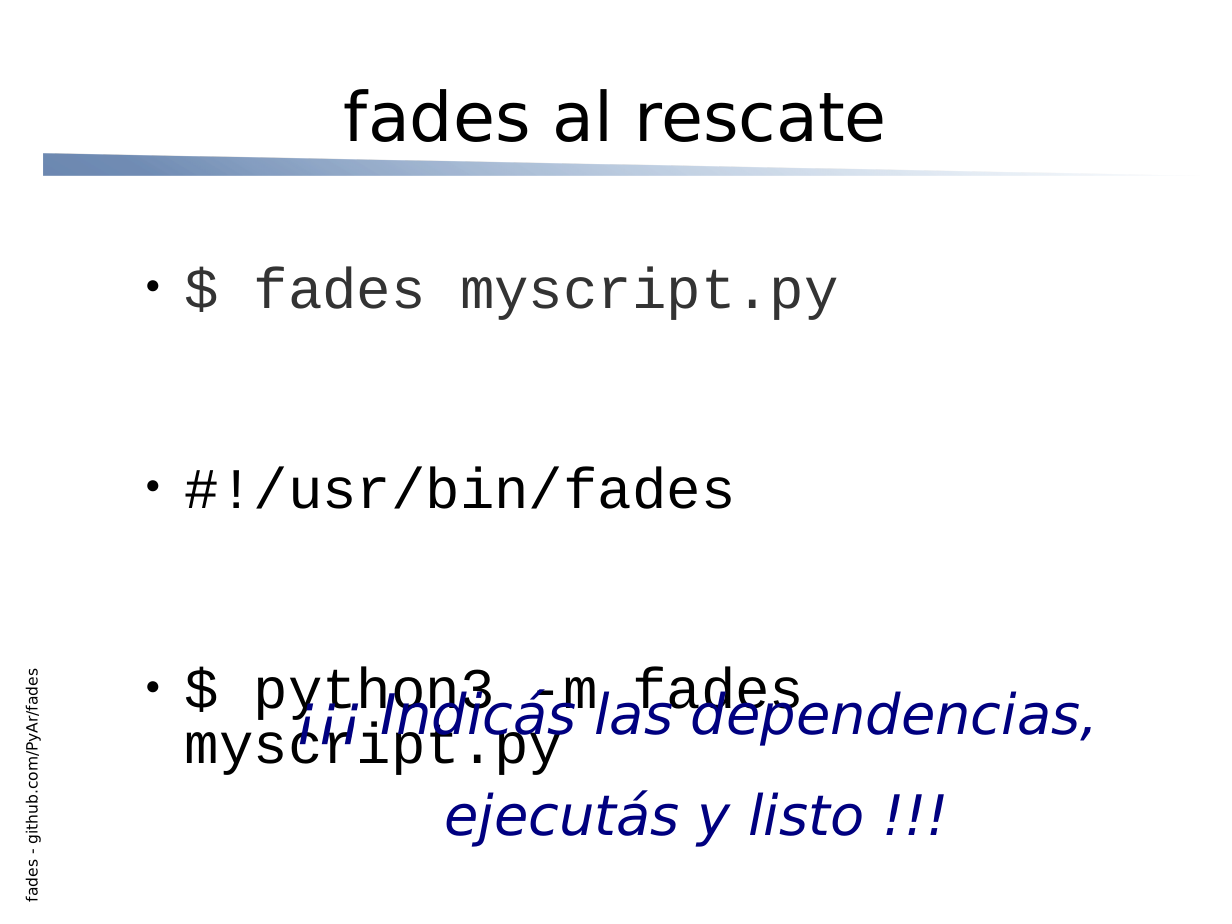
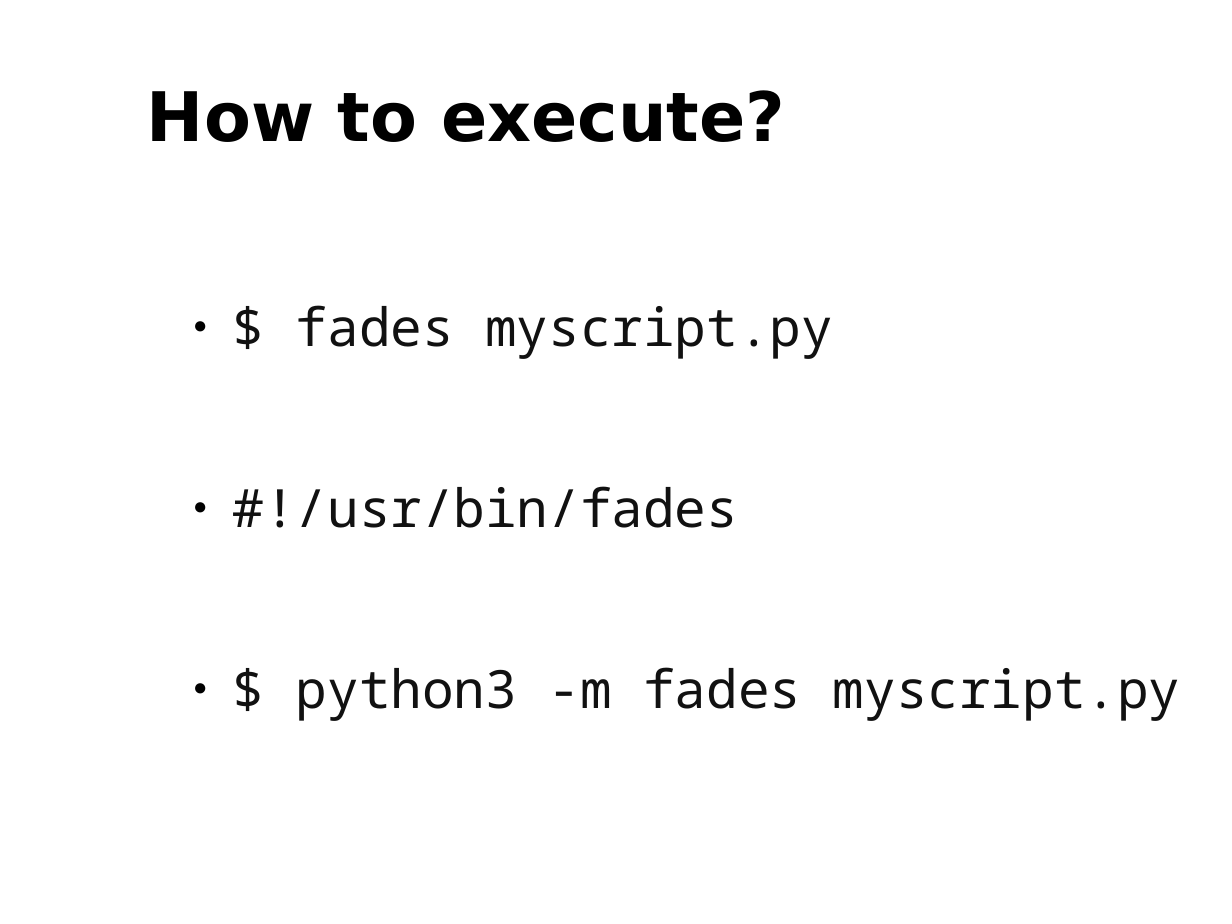
Before and after one commit to PyAr/fades, a slide deck: slide 6 of resources/slides_LT.odp (slide 5 before the commit). Drawn at 1232x924 pixels with LibreOffice and Linux fonts; fonts in the diff are those of the drawing. Boxes give left, top, right and bottom in pixels: in the first picture for what was removed or moved away, otherwise in the second. Text is boxed around its words. In the diff, an @@ line names an element or a change of style, - is before the commit and + after.

```diff
--- a/resources/slides_LT.odp
+++ b/resources/slides_LT.odp
@@ title removed at [344, 89, 887, 142] @@
-fades al rescate
@@ title added at [147, 90, 785, 142], 44 pt, text #000000, bold @@
+How to execute?
@@ right triangle removed at [44, 154, 1210, 177] @@
@@ text "$ fades myscript.py": place and size @@
-text "$ fades myscript.py" at [185, 266, 839, 775]
+text "$ fades myscript.py" at [233, 305, 1181, 721]
@@ text "$ fades myscript.py" at [233, 305, 1181, 721]: size 37 to 34 pt, font Courier New to Noto Sans Mono; text colour #333333 to #111111 in "$ fades myscript.py"; text colour #000000 to #111111 in "#!/usr/bin/fades", "$ python3 -m fades myscript.py"; line spacing 0.8 to 1.4; less space between paragraphs @@
@@ text removed at [23, 687, 41, 901] @@
-fades - github.com/PyAr/fades
@@ title removed at [380, 689, 1098, 847] @@
-¡¡¡ Indicás las dependencias, ejecutás y listo !!!
```
Also in this commit, not shown: 2 other slides changed, 5 slides added, 4 slides removed.
